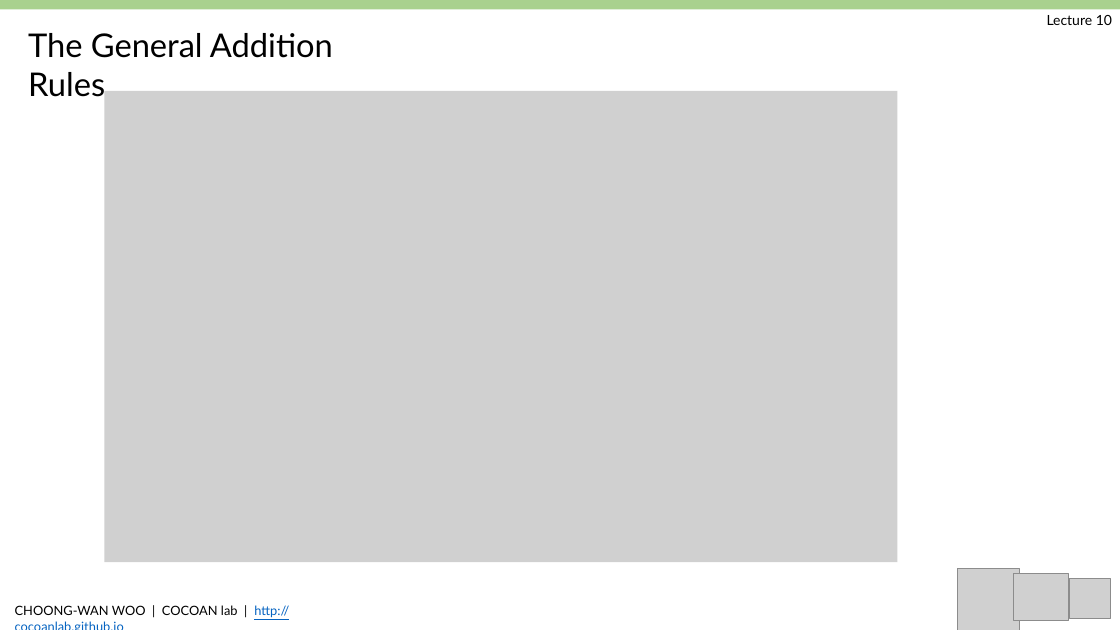
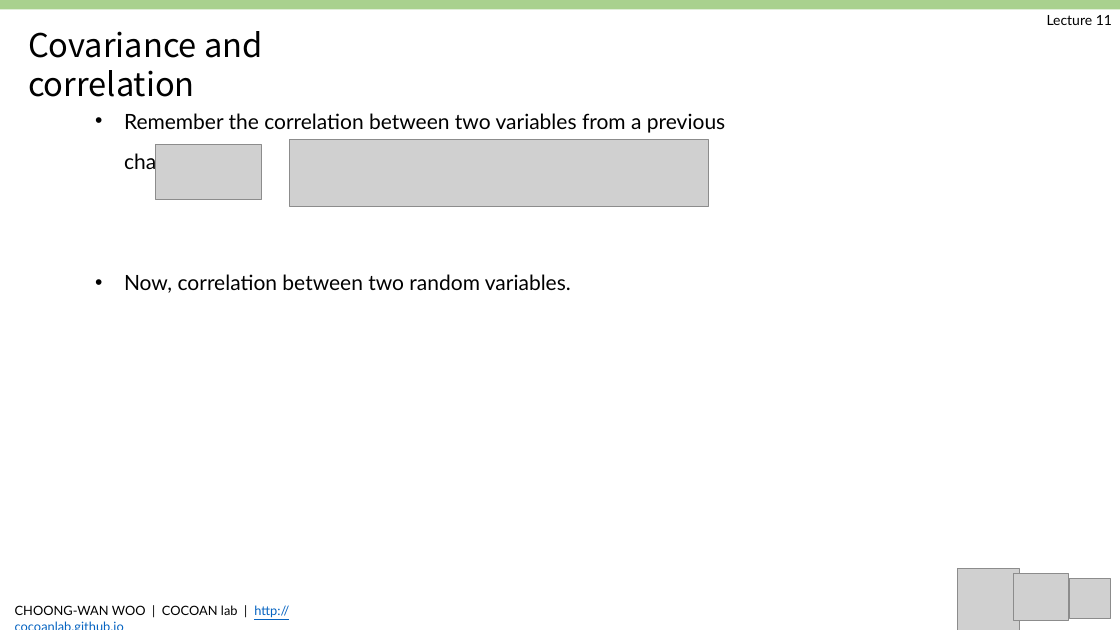
Before and after one commit to jun-hyeok/GBE3037-41_BME-Probability-and-Stability_2019Spring, a slide deck: slide 7 of slides/Woo_GBE3037_L10.pptx (slide 6 before the commit). Drawn at 1120x630 pixels with LibreOffice and Linux fonts; fonts in the diff are those of the drawing; grey boxes stand for pictures. Boxes give left, top, right and bottom in pixels: in the first picture for what was removed or moved away, otherwise in the second. Text is boxed around its words. In the diff, an @@ line names an element or a change of style, - is before the commit and + after.

```diff
--- a/slides/Woo_GBE3037_L10.pptx
+++ b/slides/Woo_GBE3037_L10.pptx
@@ text at (x1=1047, y1=15, x2=1112, y2=25): text changed @@
-Lecture 10
+Lecture 11
@@ text at (x1=28, y1=31, x2=263, y2=97): text changed; font Lato to Noto Sans CJK KR @@
-The General Addition Rules
+Covariance and correlation
@@ picture removed at (x1=104, y1=91, x2=897, y2=562) @@
@@ text added at (x1=124, y1=113, x2=725, y2=293), 18 pt, text #000000 @@
+• Remember the correlation between two variables from a previous chapter
+• Now, correlation between two random variables.
@@ picture added at (x1=156, y1=145, x2=261, y2=200) @@
@@ picture added at (x1=289, y1=139, x2=708, y2=207) @@
```
Also in this commit, not shown: 8 other slides changed, 1 slide added, 5 slides removed, 13 other files.
